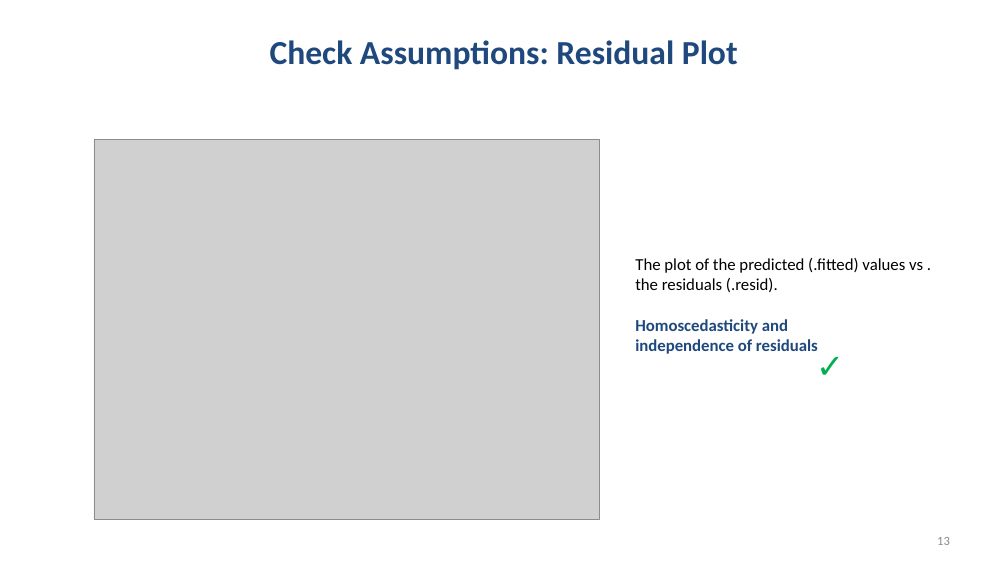
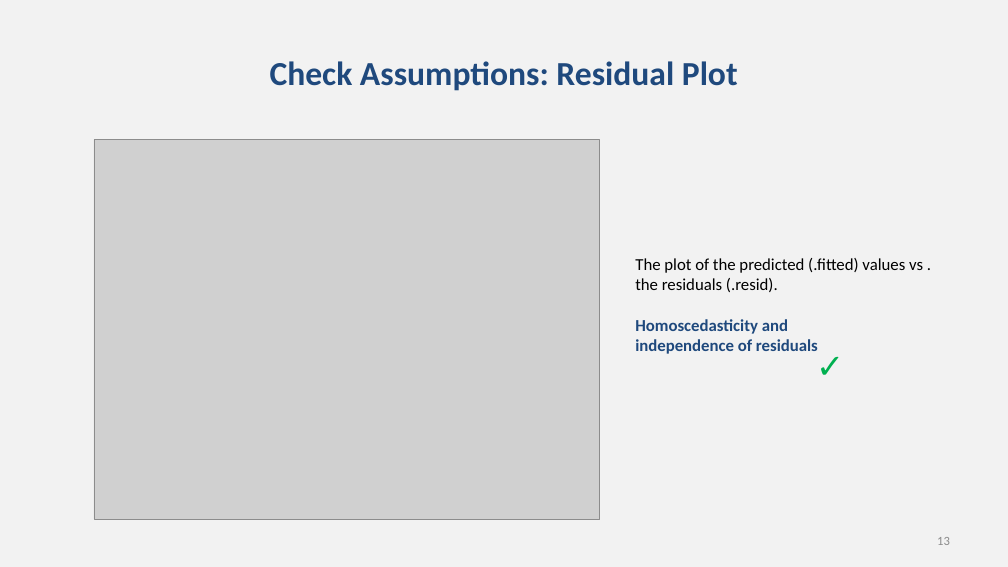
Before and after one commit to chrisjberry/datafluencyCB, a slide deck: slide 13 of docs/slides/PSYC753_L2_MultipleRegression1.pptx. Drawn at 1008x567 pixels with LibreOffice and Linux fonts; fonts in the diff are those of the drawing; grey boxes stand for pictures. Boxes give left, top, right and bottom in pixels: in the first picture for what was removed or moved away, otherwise in the second. Text is boxed around its words. In the diff, an @@ line names an element or a change of style, - is before the commit and + after.

```diff
--- a/docs/slides/PSYC753_L2_MultipleRegression1.pptx
+++ b/docs/slides/PSYC753_L2_MultipleRegression1.pptx
@@ background #FFFFFF to #F2F2F2 @@
@@ title "Check Assumptions: Residual Plot": place and size @@
-title "Check Assumptions: Residual Plot" at (270, 40, 738, 70)
+title "Check Assumptions: Residual Plot" at (270, 61, 738, 91)
```
Also in this commit, not shown: 19 other slides changed, 1 slide added, 1 other file.
